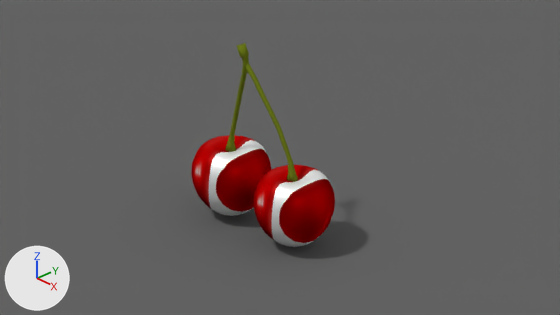
The Blender file 3DModels/Cibo/2. Ciliegia/ciliegia.blend: old version first, new version second.
The view is the same before and after, from the file's camera 'Camera'. Arrows for +X, +Y and +Z are at lower left; the lights stay in place.
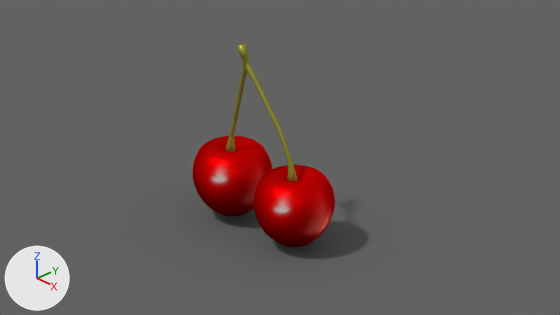
Changed parts and their boxes [x1, y1, x2, y2] in the pictures (560 x 315 px):
'Sphere.001', surface changed, moved
    before: [192, 135, 271, 216]
    after: [193, 136, 272, 216]
'Cylinder', recoloured, surface changed
    both: [225, 43, 298, 182]
part 2 of me_sphere_003, surface changed
    both: [254, 165, 335, 247]

The change, as a list of edits to the scene's bpy script:
```text
Change me_sphere_003:
    where me_sphere_003.from_pydata(...)  # 346 vertices, 360 faces; spans x -3.12..2.98, y -3.08..3.02, z -3.09..2.51
    used by ob_sphere_000; location = (0.271, -0.144, 0.17); rotation_euler = (0.0, 0.0, -0.384), in degrees (0, 0, -22); scale = (0.0457, 0.0457, 0.0457)
    me_sphere_003 part 2: texture (UV) coordinates of 360 of 360 faces, centred in x -3.03..2.88, y -2.98..2.92, z -3.06..2.5, changed; they spanned u 0.11..0.46, v 0.06..0.38 and now span u 0.4..0.62, v 0.08..0.37
Change me_cylinder:
    where me_cylinder.from_pydata(...)  # 183 vertices, 192 faces; spans x -16.8..5.5, y -1.3..1.3, z -1.3..25.9
    used by ob_cylinder; location = (0.018, -0.151, 0.68); scale = (-0.016, -0.016, -0.016)
    remove me_cylinder.materials.append(mat_material_005)  # dark green #6f7c1d
    me_cylinder part 3: texture (UV) coordinates changed
    add me_cylinder.materials.append(mat_material_004)
Change me_sphere_001:
    where me_sphere_001.from_pydata(...)  # 346 vertices, 360 faces; spans x -3.12..2.98, y -3.08..3.02, z -3.09..2.51
    used by ob_sphere_001; location = (-0.048, -0.144, 0.17); rotation_euler = (0.0, 0.0, -0.384), in degrees (0, 0, -22); scale = (0.0457, 0.0457, 0.0457)
    me_sphere_001 part 1: texture (UV) coordinates of 360 of 360 faces, centred in x -3.03..2.88, y -2.98..2.92, z -3.06..2.5, changed; they spanned u 0.11..0.46, v 0.06..0.38 and now span u 0.4..0.62, v 0.08..0.37
Change ob_sphere_001:
    ob_sphere_001.location: (-0.048, -0.144, 0.17) -> (-0.043, -0.144, 0.17)
```
